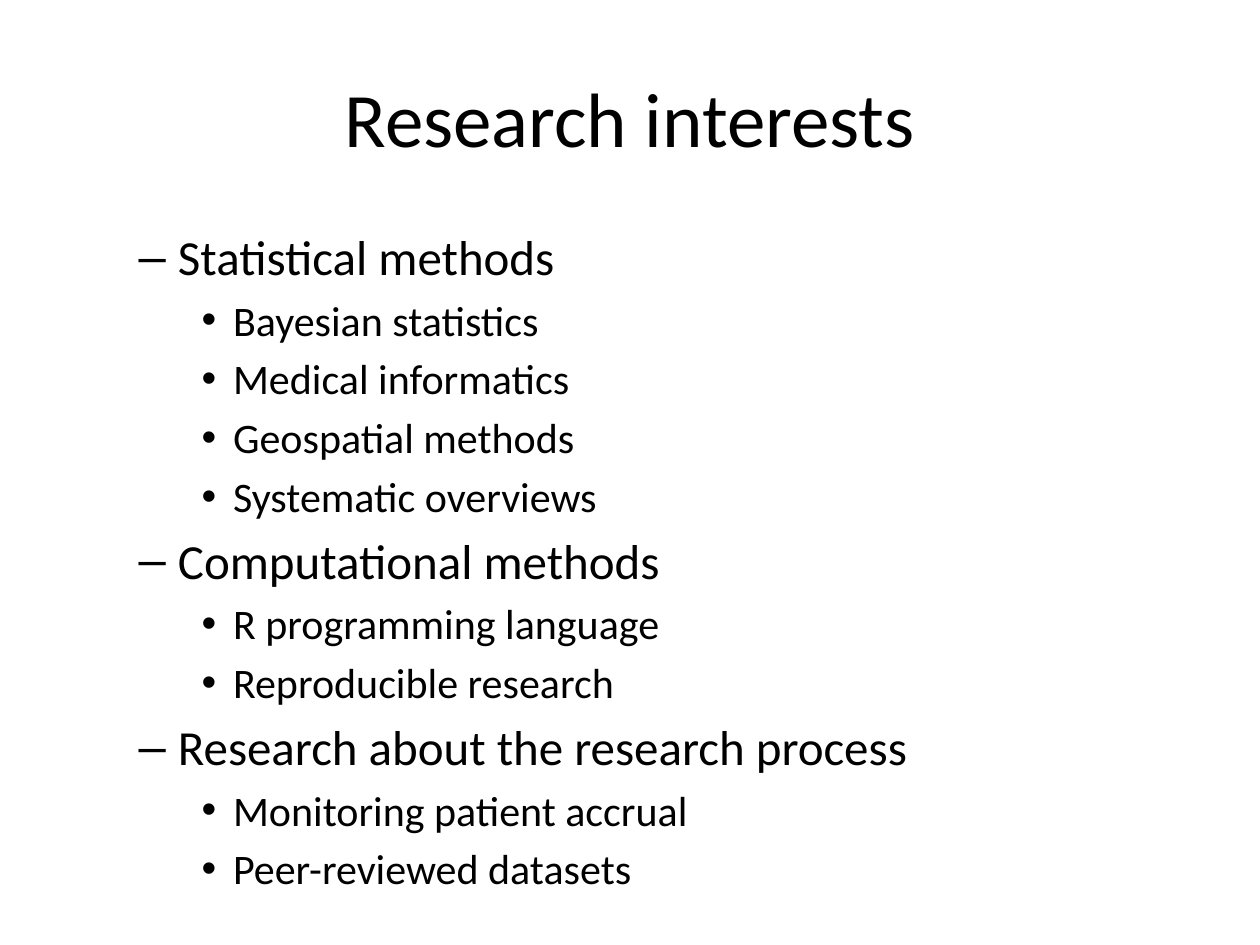
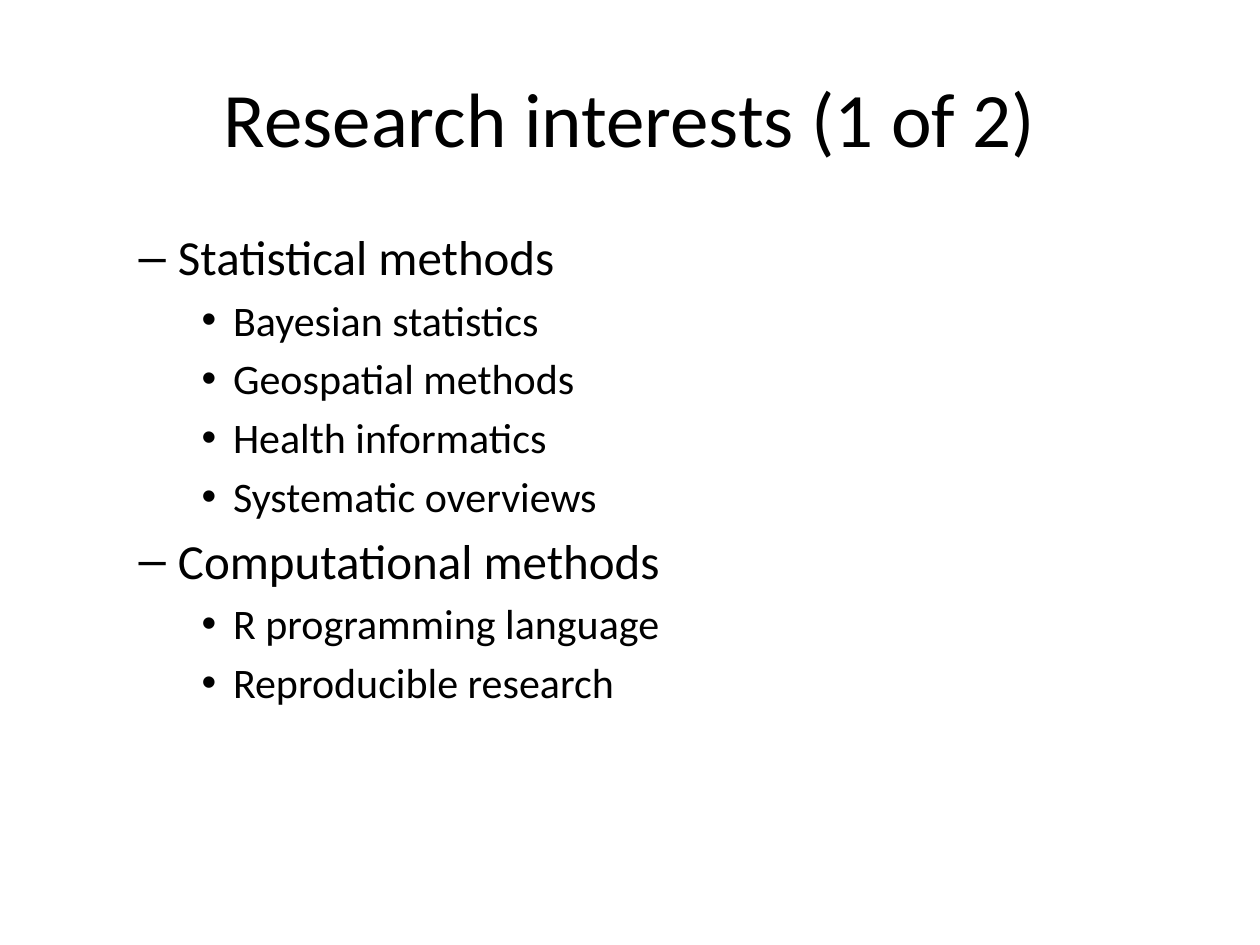
Before and after one commit to pmean/build-website, a slide deck: slide 6 of text/20/research-interests.pptx. Drawn at 1260x945 pixels with LibreOffice and Linux fonts; fonts in the diff are those of the drawing. Boxes give left, top, right and bottom in pixels: in the first picture for what was removed or moved away, otherwise in the second. Text is boxed around its words. In the diff, an @@ line names an element or a change of style, - is before the commit and + after.

Commit message:
Expand discussion in research-interests.

```diff
--- a/text/20/research-interests.pptx
+++ b/text/20/research-interests.pptx
@@ title at [224, 91, 1034, 158]: text changed @@
-Research interests
+Research interests (1 of 2)
@@ text at [233, 364, 569, 395]: paragraph removed @@
-    • Medical informatics
@@ text at [233, 423, 546, 454]: paragraph added @@
+    • Health informatics
@@ text at [178, 731, 907, 885]: paragraphs removed @@
-  – Research about the research process
-    • Monitoring patient accrual
-    • Peer-reviewed datasets
```
Also in this commit, not shown: 3 other slides changed, 1 slide added, 1 other file.
